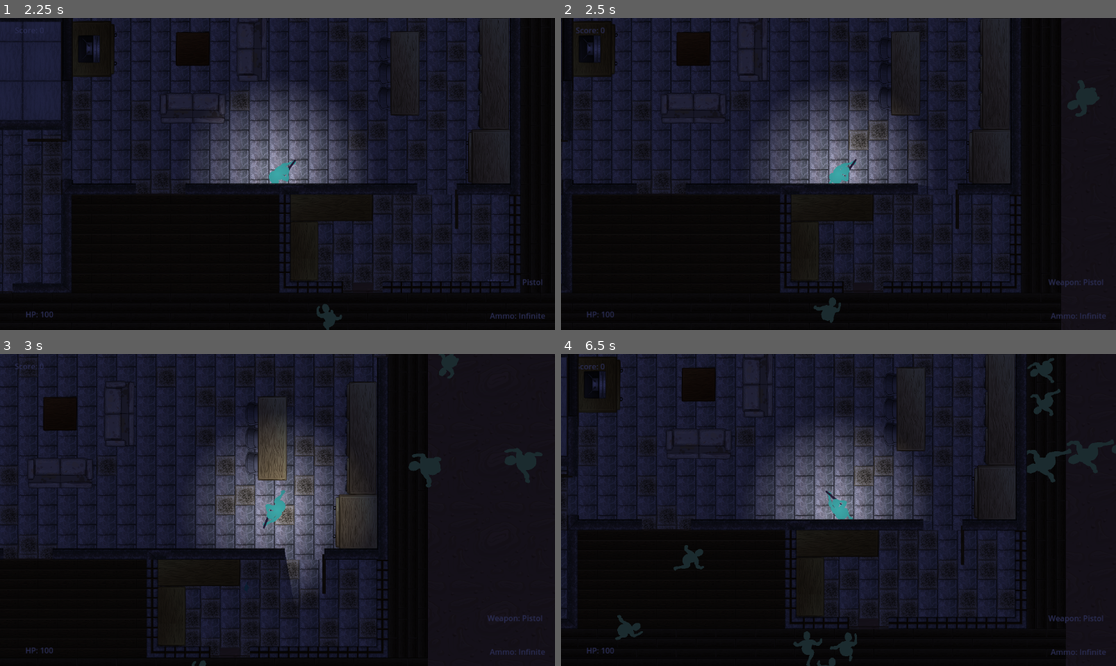
Above: before the commit, frames 1-4 (two rows, left to right).
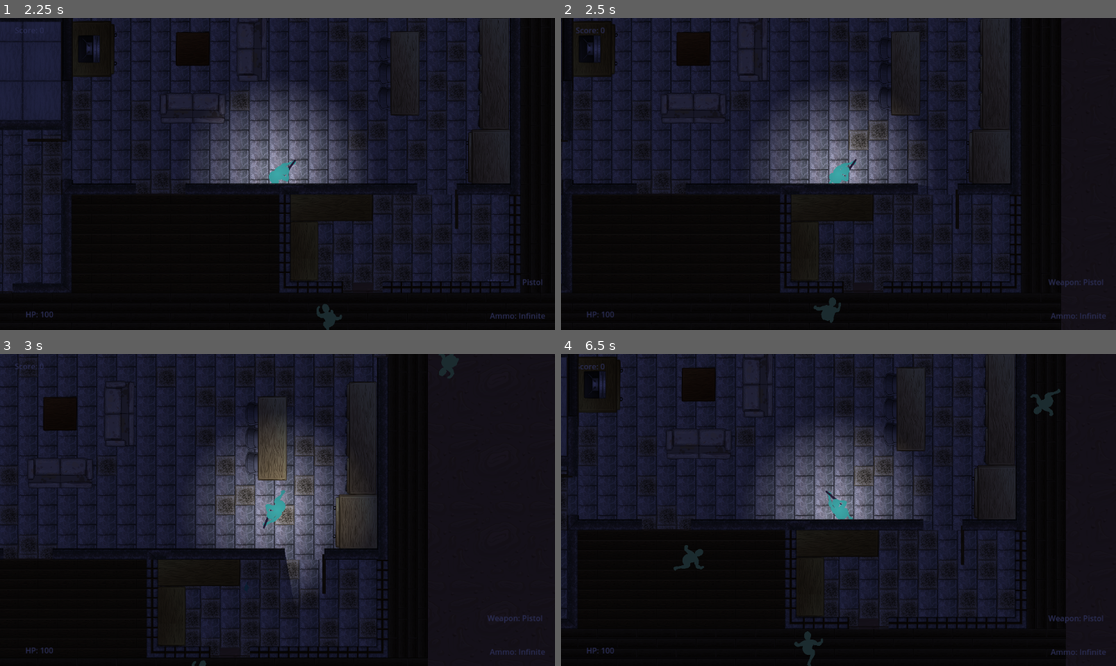
Above: after the commit, the same moments.

Repository: ajaparicio36/infection-invasion
Game: Godot game, scene res://scenes/world.tscn
Same seed, same stepped clock (60 frames per second), same inputs: the game is played once before the commit and once after it.
Inputs (mouse positions are in pixels of both pictures, inside the frame that each line leads up to):
- Up to frame 1 (2.25 s): move the mouse to (399, 158) at 0.52 s; hold D (right) 0.53-1.28 s; hold Shift (run) 0.53-1.28 s; tap Enter at 1.25 s; move the mouse to (166, 189) at 1.27 s; hold S (down) 1.28-2.03 s; tap E (melee) at 1.35 s; tap Shift (run) at 1.55 s; move the mouse to (333, 105) at 2.02 s; hold D (right) from 2.03 s (still down); hold Shift (run) from 2.03 s (still down)
- Up to frame 2 (2.5 s): keep holding D (right); keep holding Shift (run)
- Up to frame 3 (3 s): move the mouse to (249, 572) at 2.77 s; release D (right) at 2.78 s; release Shift (run) at 2.78 s; hold W (up) from 2.78 s (still down); click (249, 572) at 2.85 s
- Up to frame 4 (6.5 s): tap Shift (run) at 3.05, 4.55, 6.05 s; move the mouse to (1005, 556) at 3.52 s; release W (up) at 3.53 s; hold Shift (run) 3.53-4.28 s; hold A (left) 3.53-5.03 s; move the mouse to (672, 463) at 4.27 s; tap E (melee) at 4.35 s; move the mouse to (866, 510) at 5.02 s; hold S (down) 5.03-5.78 s; hold Shift (run) 5.03-5.78 s; move the mouse to (755, 432) at 5.77 s; hold D (right) from 5.78 s (still down); click (755, 432) at 5.85 s

Frame 1 is identical in both runs. In frame 2, 0.3% of the frame differs, in the area x 91-97%, y 20-32%; in frame 3, 0.6%; in frame 4, 1.2%, in the area x 9-100%, y 1-100%.

Commit message:
add wave transitioning and zombie runner

Diff:
--- a/scenes/world.tscn
+++ b/scenes/world.tscn
@@ -4,14 +4,15 @@
 [ext_resource type="PackedScene" uid="uid://dc3tto4ayc3fk" path="res://scenes/map/house_map.tscn" id="2_00q4d"]
 [ext_resource type="Script" path="res://scripts/hud.gd" id="2_8blih"]
 [ext_resource type="PackedScene" uid="uid://2sb4wl82v6gx" path="res://scenes/hud.tscn" id="4_cdni0"]
+[ext_resource type="PackedScene" uid="uid://c2n8uo3dmlyup" path="res://scenes/zombie_sprinter.tscn" id="4_rdvxo"]
 [ext_resource type="PackedScene" uid="uid://nl5rbakxvobu" path="res://scenes/zombie_brute.tscn" id="6_hb07w"]
-[ext_resource type="PackedScene" uid="uid://dfnx8we75pr01" path="res://scenes/sprinter.tscn" id="7_w7p0g"]
 [ext_resource type="PackedScene" uid="uid://cden2kt0quly0" path="res://scenes/enemy.tscn" id="8_5gfh4"]
 
 [node name="World" type="Node2D"]
 script = ExtResource("1_l8tj6")
 zombie = ExtResource("8_5gfh4")
 zombie_brute = ExtResource("6_hb07w")
+zombie_sprinter = ExtResource("4_rdvxo")
 
 [node name="HUD" parent="." instance=ExtResource("4_cdni0")]
 offset_left = 582.0
@@ -41,5 +42,11 @@
 [node name="BruteSpawnPoint2" type="Marker2D" parent="."]
 position = Vector2(-581, 295)
 
-[node name="Enemy" parent="." instance=ExtResource("7_w7p0g")]
-position = Vector2(-148, -121)
+[node name="SprinterSpawnPoint1" type="Marker2D" parent="."]
+position = Vector2(-109, -932)
+
+[node name="SprinterSpawnPoint2" type="Marker2D" parent="."]
+position = Vector2(893, -950)
+
+[node name="SprinterSpawnPoint3" type="Marker2D" parent="."]
+position = Vector2(499, 1598)
--- /dev/null
+++ b/scenes/zombie_sprinter.tscn
@@ -0,0 +1,127 @@
+[gd_scene load_steps=18 format=3 uid="uid://c2n8uo3dmlyup"]
+
+[ext_resource type="Texture2D" uid="uid://bfhdni5qmgn8i" path="res://assets/zombie-walking.png" id="1_a8v53"]
+[ext_resource type="Script" path="res://scripts/zombie_runner.gd" id="1_autq3"]
+
+[sub_resource type="AtlasTexture" id="AtlasTexture_2ev1u"]
+atlas = ExtResource("1_a8v53")
+region = Rect2(0, 0, 313, 375)
+
+[sub_resource type="AtlasTexture" id="AtlasTexture_md1jb"]
+atlas = ExtResource("1_a8v53")
+region = Rect2(0, 0, 313, 375)
+
+[sub_resource type="AtlasTexture" id="AtlasTexture_e1jq1"]
+atlas = ExtResource("1_a8v53")
+region = Rect2(313, 0, 313, 375)
+
+[sub_resource type="AtlasTexture" id="AtlasTexture_moggt"]
+atlas = ExtResource("1_a8v53")
+region = Rect2(626, 0, 313, 375)
+
+[sub_resource type="AtlasTexture" id="AtlasTexture_v55qh"]
+atlas = ExtResource("1_a8v53")
+region = Rect2(939, 0, 313, 375)
+
+[sub_resource type="AtlasTexture" id="AtlasTexture_86xdr"]
+atlas = ExtResource("1_a8v53")
+region = Rect2(1252, 0, 313, 375)
+
+[sub_resource type="AtlasTexture" id="AtlasTexture_cuqpa"]
+atlas = ExtResource("1_a8v53")
+region = Rect2(1565, 0, 313, 375)
+
+[sub_resource type="AtlasTexture" id="AtlasTexture_l6p5x"]
+atlas = ExtResource("1_a8v53")
+region = Rect2(1878, 0, 313, 375)
+
+[sub_resource type="AtlasTexture" id="AtlasTexture_h35r6"]
+atlas = ExtResource("1_a8v53")
+region = Rect2(2191, 0, 313, 375)
+
+[sub_resource type="AtlasTexture" id="AtlasTexture_uee01"]
+atlas = ExtResource("1_a8v53")
+region = Rect2(2504, 0, 313, 375)
+
+[sub_resource type="AtlasTexture" id="AtlasTexture_44bft"]
+atlas = ExtResource("1_a8v53")
+region = Rect2(2817, 0, 313, 375)
+
+[sub_resource type="AtlasTexture" id="AtlasTexture_4d2ra"]
+atlas = ExtResource("1_a8v53")
+region = Rect2(3130, 0, 313, 375)
+
+[sub_resource type="SpriteFrames" id="SpriteFrames_nd86i"]
+animations = [{
+"frames": [{
+"duration": 1.0,
+"texture": SubResource("AtlasTexture_2ev1u")
+}],
+"loop": true,
+"name": &"idle",
+"speed": 5.0
+}, {
+"frames": [{
+"duration": 1.0,
+"texture": SubResource("AtlasTexture_md1jb")
+}, {
+"duration": 1.0,
+"texture": SubResource("AtlasTexture_e1jq1")
+}, {
+"duration": 1.0,
+"texture": SubResource("AtlasTexture_moggt")
+}, {
+"duration": 1.0,
+"texture": SubResource("AtlasTexture_v55qh")
+}, {
+"duration": 1.0,
+"texture": SubResource("AtlasTexture_86xdr")
+}, {
+"duration": 1.0,
+"texture": SubResource("AtlasTexture_cuqpa")
+}, {
+"duration": 1.0,
+"texture": SubResource("AtlasTexture_l6p5x")
+}, {
+"duration": 1.0,
+"texture": SubResource("AtlasTexture_h35r6")
+}, {
+"duration": 1.0,
+"texture": SubResource("AtlasTexture_uee01")
+}, {
+"duration": 1.0,
+"texture": SubResource("AtlasTexture_44bft")
+}, {
+"duration": 1.0,
+"texture": SubResource("AtlasTexture_4d2ra")
+}],
+"loop": true,
+"name": &"walking",
+"speed": 12.0
+}]
+
+[sub_resource type="CircleShape2D" id="CircleShape2D_omaq4"]
+radius = 32.0
+
+[sub_resource type="CircleShape2D" id="CircleShape2D_v3405"]
+radius = 32.0156
+
+[node name="zombie_sprinter" type="CharacterBody2D"]
+scale = Vector2(1, 0.8)
+script = ExtResource("1_autq3")
+
+[node name="AnimatedSprite2D" type="AnimatedSprite2D" parent="."]
+rotation = 1.57053
+scale = Vector2(0.24, 0.24)
+sprite_frames = SubResource("SpriteFrames_nd86i")
+animation = &"walking"
+
+[node name="Area2D" type="Area2D" parent="." groups=["enemy"]]
+
+[node name="CollisionShape2D" type="CollisionShape2D" parent="Area2D" groups=["enemy"]]
+position = Vector2(6, 0)
+shape = SubResource("CircleShape2D_omaq4")
+
+[node name="CollisionShape2D" type="CollisionShape2D" parent="."]
+position = Vector2(6, 0)
+shape = SubResource("CircleShape2D_v3405")
--- a/scripts/world.gd
+++ b/scripts/world.gd
@@ -5,7 +5,7 @@
 var current_wave: int
 @export var zombie: PackedScene
 @export var zombie_brute: PackedScene
-@export var sprinter: PackedScene
+@export var zombie_sprinter: PackedScene
 var starting_nodes: int
 var current_nodes: int
 var wave_spawn_ended
@@ -25,7 +25,7 @@
 
 	get_tree().connect("node_added", Callable(self, "_on_node_added"))
 
-	current_wave = 2
+	current_wave = 0
 	Globals.current_wave = current_wave
 	starting_nodes = get_child_count()
 	current_nodes = get_child_count()
@@ -69,16 +69,18 @@
 
 func position_to_next_wave():
 	if current_nodes == starting_nodes:
+		wave_spawn_ended = false
 		current_wave += 1
 		Globals.current_wave = current_wave
-		prepare_spawn("zombie", 2.0, 1.0)
+		prepare_spawn("zombie", 2.0, 2.0)
 		prepare_spawn("zombie_brute", 1.5, 2.0)
+		prepare_spawn("zombie_sprinter", 0.5, 2.0)
 		print(current_wave)
 
 func prepare_spawn(type, multiplier, mob_spawns):
 	var mob_amount = float(current_wave) * multiplier
 	var mob_wait_time: float = 2.0
-	print("mob_amount: ", mob_amount)
+	print(type, ":", mob_amount)
 	var mob_spawn_rounds = mob_amount / mob_spawns
 	spawn_type(type, mob_spawn_rounds, mob_wait_time)
 
@@ -123,9 +125,31 @@
 				add_child(brute2)
 				mob_spawn_rounds -= 1
 				await get_tree().create_timer(mob_wait_time).timeout
+	elif type == "zombie_sprinter":
+		var sprinter_spawn1 = $SprinterSpawnPoint1
+		var sprinter_spawn2 = $SprinterSpawnPoint2
+		var sprinter_spawn3 = $SprinterSpawnPoint3
+		if mob_spawn_rounds >= 1:
+			for i in mob_spawn_rounds:
+				var sprinter1 = zombie_sprinter.instantiate()
+				sprinter1.global_position = sprinter_spawn1.global_position
+				var sprinter2 = zombie_sprinter.instantiate()
+				sprinter2.global_position = sprinter_spawn2.global_position
+				var sprinter3 = zombie_sprinter.instantiate()
+				sprinter3.global_position = sprinter_spawn3.global_position
+				add_child(sprinter1)
+				add_child(sprinter2)
+				add_child(sprinter3)
+				mob_spawn_rounds -= 1
+				await get_tree().create_timer(mob_wait_time).timeout
 	wave_spawn_ended = true
 
 func _on_weapon_bullet_hit(damage: int, enemy_id: int):
 	var enemy = instance_from_id(enemy_id)
 	if enemy and enemy.has_method("deal_damage"):
 		enemy.deal_damage(damage, enemy_id)
+
+func _process(_delta):
+	current_nodes = get_child_count()
+	if wave_spawn_ended:
+		position_to_next_wave()
--- a/scripts/zombie_brute.gd
+++ b/scripts/zombie_brute.gd
@@ -1,7 +1,7 @@
 extends CharacterBody2D
 
-const SPEED = 100
-var hp = 100
+const SPEED = 60
+var hp = 150
 var enemy_id: int
 var can_attack = true
 var attack_timer = Timer.new()
--- /dev/null
+++ b/scripts/zombie_runner.gd
@@ -0,0 +1,28 @@
+extends CharacterBody2D
+
+const speed = 310
+var hp = 50
+var enemy_id: int
+
+@onready var animated_sprite = $AnimatedSprite2D
+
+func _ready():
+	pass
+
+func _process(_delta):
+	if hp > 0:
+		look_at(Globals.player_pos)
+
+func _physics_process(_delta: float) -> void:
+	if hp > 0:
+		rotate(PI/2)
+		var player_pos = Globals.player_pos
+		var direction = (player_pos - global_position).normalized()
+		velocity = direction * speed
+
+		if velocity != Vector2.ZERO:
+			animated_sprite.play("walking")
+		else:
+			animated_sprite.play("idle")
+
+		move_and_slide()
